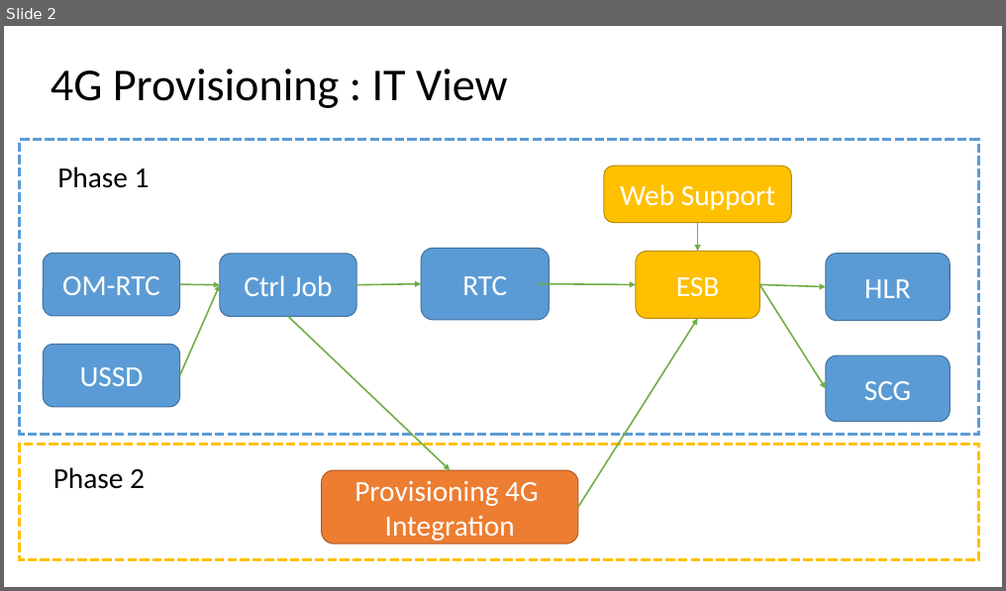
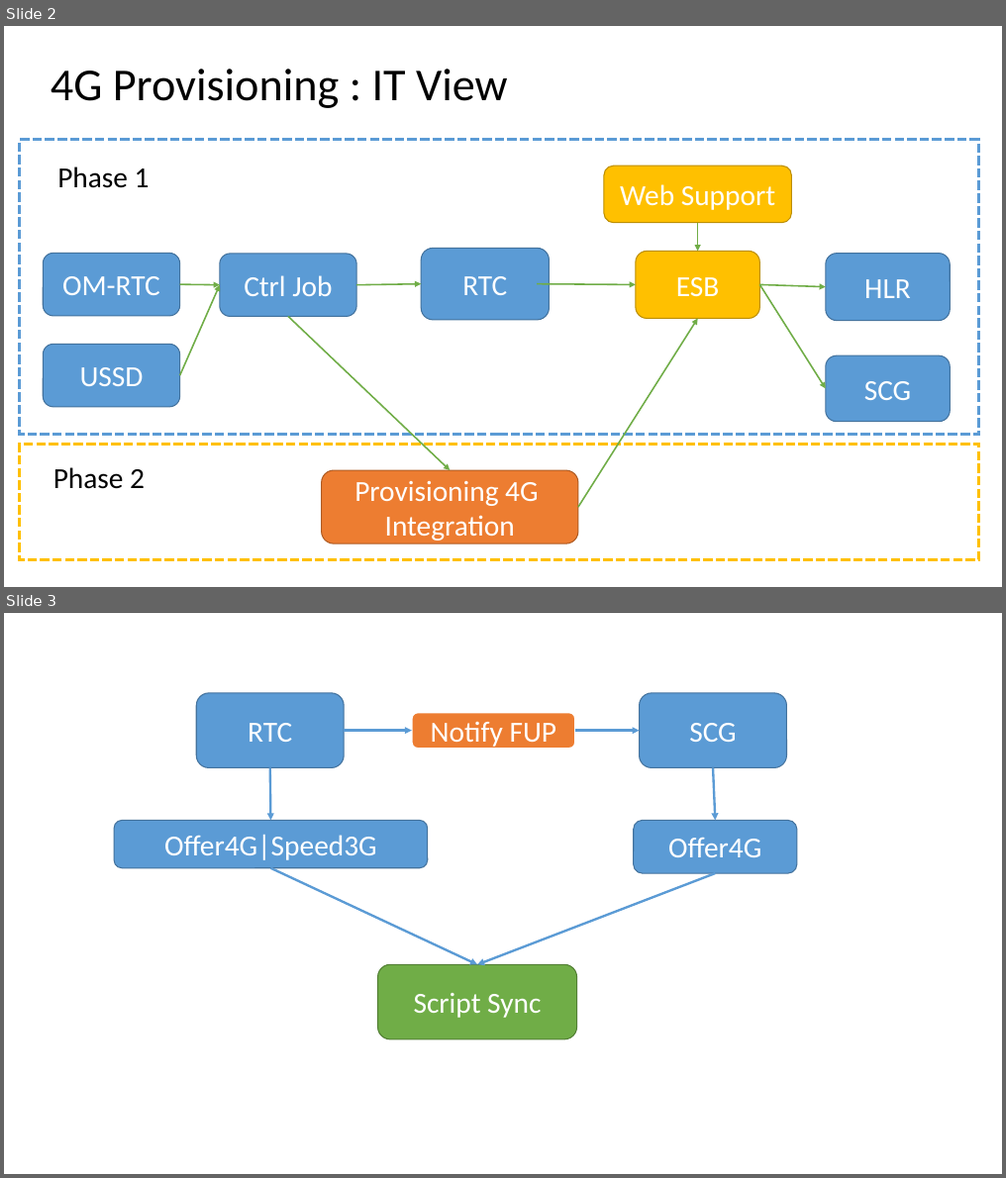
Before and after one commit to noonereplay/4gProvisioning, a slide deck: Document/4G-Workflow.pptx. Shown one above the other, each under a label of ours: slide 2 before the commit, slides 2 and 3 after it. The pictures are 1006x591 and 1006x1178 pixels, drawn with LibreOffice and Linux fonts; fonts in the diff are those of the drawing. Boxes give left, top, right and bottom in pixels: in the first picture for what was removed or moved away, otherwise in the second. Text is boxed around its words. In the diff, an @@ line names an element or a change of style, - is before the commit and + after.

```diff
--- a/Document/4G-Workflow.pptx
+++ b/Document/4G-Workflow.pptx
@@ slide 3 added at [4,613,1002,1174], background #FFFFFF @@
@@ rounded rectangle added at [196,693,344,768], fill #5B9BD5, outline #43739E 1 pt, 28 pt, text #FFFFFF @@
+RTC
@@ rounded rectangle added at [640,693,787,768], fill #5B9BD5, outline #43739E 1 pt, 28 pt, text #FFFFFF @@
+SCG
@@ arrow added from (344, 731) to (412, 731), #5B9BD5 2.25 pt @@
@@ rounded rectangle added at [412,713,575,749], fill #ED7D31, outline #FFFFFF 1.5 pt, 28 pt, text #FFFFFF @@
+Notify FUP
@@ arrow added from (575, 731) to (640, 731), #5B9BD5 2.25 pt @@
@@ arrow added from (270, 768) to (270, 820), #5B9BD5 2.25 pt @@
@@ arrow added from (713, 768) to (715, 820), #5B9BD5 2.25 pt @@
@@ rounded rectangle added at [114,820,428,868], fill #5B9BD5, outline #43739E 1 pt, 28 pt, text #FFFFFF @@
+Offer4G|Speed3G
@@ rounded rectangle added at [634,820,797,873], fill #5B9BD5, outline #43739E 1 pt, 28 pt, text #FFFFFF @@
+Offer4G
@@ arrow added from (270, 868) to (477, 964), #5B9BD5 2.25 pt @@
@@ arrow added from (715, 873) to (477, 964), #5B9BD5 2.25 pt @@
@@ rounded rectangle added at [377,964,576,1040], fill #70AD47, outline #538035 1 pt, 28 pt, text #FFFFFF @@
+Script Sync
```
Also in this commit, not shown: 49 other files.
